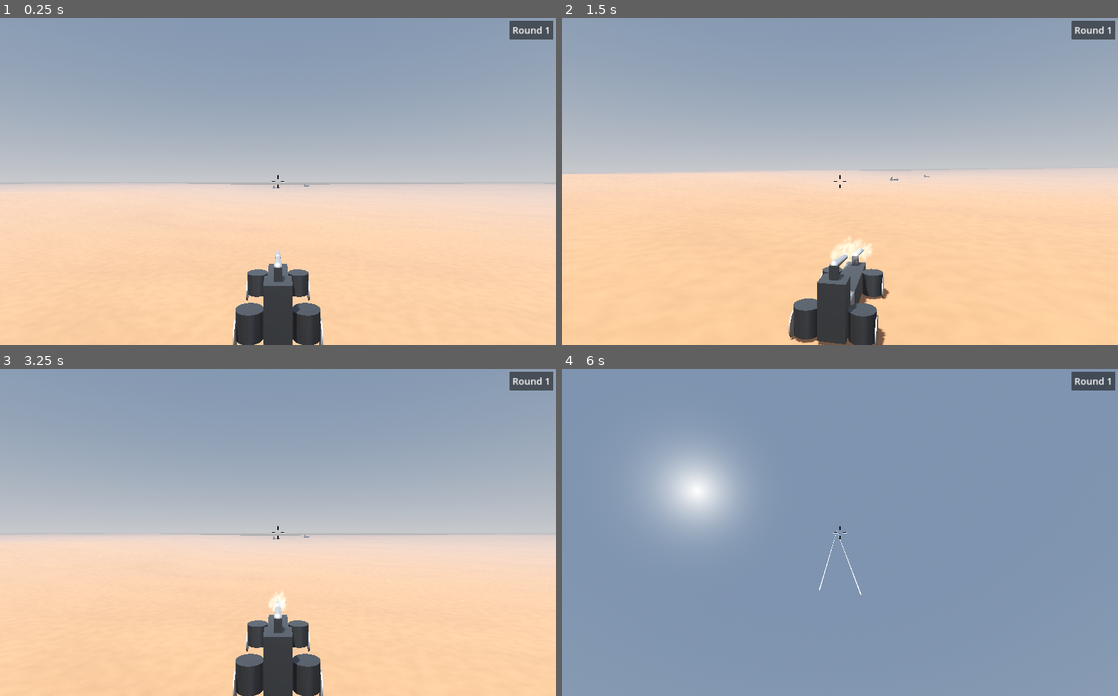
Above: before the commit, frames 1-4 (two rows, left to right).
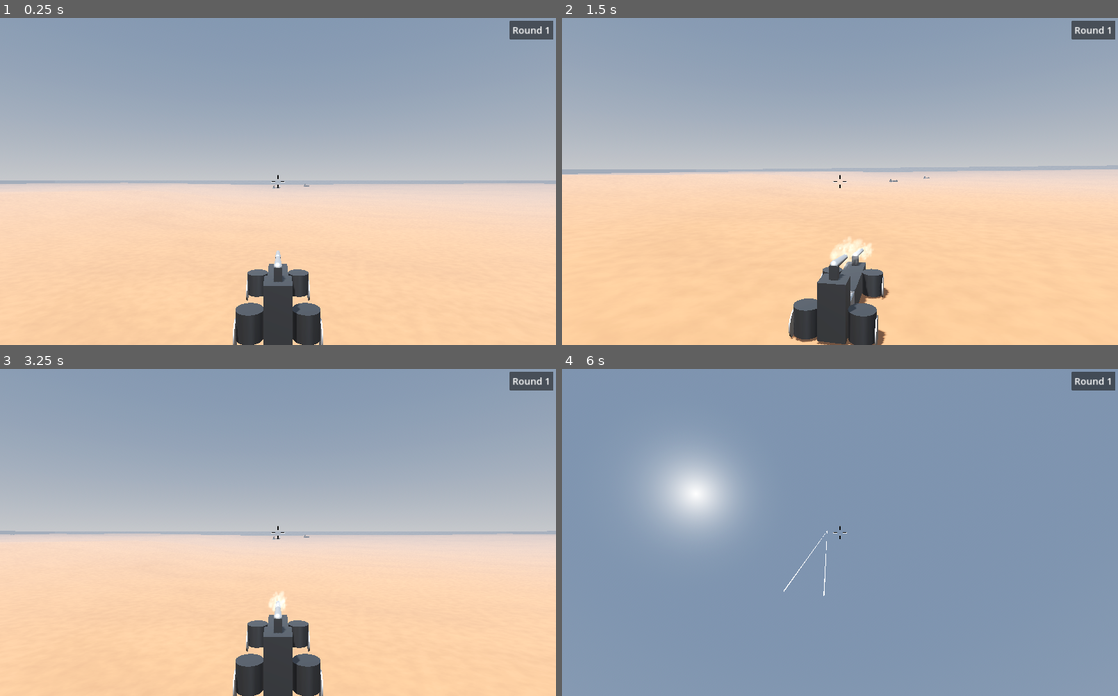
Above: after the commit, the same moments.

Repository: mcjohnalds/metal-skirmish
Game: Godot game, scene res://scenes/main.tscn
Same seed, same stepped clock (60 frames per second), same inputs: the game is played once before the commit and once after it.
Inputs (mouse positions are in pixels of both pictures, inside the frame that each line leads up to):
- Up to frame 1 (0.25 s): no input
- Up to frame 2 (1.5 s): tap Enter at 0.5 s; move the mouse to (867, 181) at 0.52 s; hold R (orbit) 0.53-1.28 s; hold W (move_forward) from 0.53 s (still down); click (867, 181) at 0.67 s; move the mouse to (812, 181) at 1.27 s; tap F (recenter) at 1.35 s
- Up to frame 3 (3.25 s): move the mouse to (289, 525) at 2.02 s; hold Tab (switch_scene) 2.03-2.75 s; release W (move_forward) at 2.75 s; click (505, 682) at 2.75 s
- Up to frame 4 (6 s): move the mouse to (834, 539) at 3.52 s; hold W (move_forward) from 3.53 s (still down); tap 1 at 3.6 s; click (834, 539) at 3.67 s; move the mouse to (878, 535) at 4.27 s; tap 2 at 4.35 s; tap Space at 5 s; move the mouse to (795, 529) at 5.02 s; tap 3 at 5.1 s; tap Enter at 5.75 s; move the mouse to (845, 532) at 5.77 s; hold R (orbit) from 5.78 s (still down); click (845, 532) at 5.92 s

The runs differ from the first frame. In frame 1, 0.5% of the frame differs, in the area x 0-100%, y 49-51%; in frame 2, 1.0%, in the area x 0-100%, y 45-100%; in frame 3, 0.5%; in frame 4, less than 0.1%.

Commit message:
add wall

Diff:
--- a/project.godot
+++ b/project.godot
@@ -78,6 +78,7 @@
 3d_physics/layer_1="vehicle"
 3d_physics/layer_2="ground"
 3d_physics/layer_3="giblet"
+3d_physics/layer_4="wall"
 
 [physics]
 
--- a/scenes/arena.tscn
+++ b/scenes/arena.tscn
@@ -1,8 +1,9 @@
-[gd_scene load_steps=15 format=3 uid="uid://dibolnwtlpcgq"]
+[gd_scene load_steps=16 format=3 uid="uid://dibolnwtlpcgq"]
 
 [ext_resource type="Script" path="res://scripts/arena.gd" id="1_vu6ok"]
 [ext_resource type="PackedScene" uid="uid://7k5xltg2hw8" path="res://scenes/environment.tscn" id="2_lr0bs"]
 [ext_resource type="Script" path="res://scripts/vehicle.gd" id="2_vd60c"]
+[ext_resource type="PackedScene" uid="uid://ca5c21n3ub847" path="res://scenes/wall.tscn" id="3_3iwxt"]
 [ext_resource type="PackedScene" uid="uid://cq4gywwo6nthu" path="res://scenes/armor_part.tscn" id="3_3sqo7"]
 [ext_resource type="PackedScene" uid="uid://dhjl4ne7kf1gk" path="res://scenes/wheel_part.tscn" id="4_smsly"]
 [ext_resource type="PackedScene" uid="uid://4fui5v13ebcj" path="res://scenes/gun_part.tscn" id="6_aqp3c"]
@@ -28,9 +29,23 @@
 
 [node name="Environment" parent="." instance=ExtResource("2_lr0bs")]
 
+[node name="Walls" type="Node3D" parent="."]
+
+[node name="Wall1" parent="Walls" instance=ExtResource("3_3iwxt")]
+transform = Transform3D(-1, 0, -8.74228e-08, 0, 1, 0, 8.74228e-08, 0, -1, 0, 10, 997.5)
+
+[node name="Wall2" parent="Walls" instance=ExtResource("3_3iwxt")]
+transform = Transform3D(1, 0, 1.74846e-07, 0, 1, 0, -1.74846e-07, 0, 1, 2.08165e-12, 10, -997.5)
+
+[node name="Wall3" parent="Walls" instance=ExtResource("3_3iwxt")]
+transform = Transform3D(1.31134e-07, -3.48787e-16, -1, 3.48787e-16, 1, -3.48787e-16, 1, -3.48787e-16, 1.31134e-07, 997.5, 10, 2.08165e-12)
+
+[node name="Wall4" parent="Walls" instance=ExtResource("3_3iwxt")]
+transform = Transform3D(-2.18557e-07, 3.48787e-16, 1, 3.48787e-16, 1, -3.48787e-16, -1, 3.48787e-16, -2.18557e-07, -997.5, 10, 2.08165e-12)
+
 [node name="Enemy1" type="RigidBody3D" parent="." groups=["vehicles"]]
 transform = Transform3D(0.453571, 0, -0.89122, 0, 1, 0, 0.89122, 0, 0.453571, 14.7995, 10.831, -27.4631)
-collision_mask = 3
+collision_mask = 11
 mass = 1000.0
 center_of_mass_mode = 1
 script = ExtResource("2_vd60c")
@@ -84,7 +99,7 @@
 
 [node name="Enemy2" type="RigidBody3D" parent="." groups=["vehicles"]]
 transform = Transform3D(0.453571, 0, -0.89122, 0, 1, 0, 0.89122, 0, 0.453571, -17.8738, 10.831, 59.0842)
-collision_mask = 3
+collision_mask = 11
 mass = 1000.0
 center_of_mass_mode = 1
 script = ExtResource("2_vd60c")
--- a/scenes/vehicle_base.tscn
+++ b/scenes/vehicle_base.tscn
@@ -3,7 +3,7 @@
 [ext_resource type="Script" path="res://scripts/vehicle.gd" id="1_6oti5"]
 
 [node name="VehicleBase" type="RigidBody3D" groups=["vehicles"]]
-collision_mask = 3
+collision_mask = 11
 mass = 1000.0
 center_of_mass_mode = 1
 script = ExtResource("1_6oti5")
--- a/scenes/vehicle_small.tscn
+++ b/scenes/vehicle_small.tscn
@@ -7,7 +7,7 @@
 [ext_resource type="PackedScene" uid="uid://4fui5v13ebcj" path="res://scenes/gun_part.tscn" id="5_jxakr"]
 
 [node name="VehicleSmall" type="RigidBody3D" groups=["vehicles"]]
-collision_mask = 3
+collision_mask = 11
 mass = 1000.0
 center_of_mass_mode = 1
 script = ExtResource("1_p0kvn")
--- /dev/null
+++ b/scenes/wall.tscn
@@ -0,0 +1,35 @@
+[gd_scene load_steps=7 format=3 uid="uid://ca5c21n3ub847"]
+
+[sub_resource type="Gradient" id="Gradient_lfd3x"]
+colors = PackedColorArray(0.193154, 0.193154, 0.193154, 1, 0.404511, 0.404511, 0.404511, 1)
+
+[sub_resource type="FastNoiseLite" id="FastNoiseLite_6pa6s"]
+domain_warp_enabled = true
+
+[sub_resource type="NoiseTexture2D" id="NoiseTexture2D_i8rgo"]
+seamless = true
+color_ramp = SubResource("Gradient_lfd3x")
+noise = SubResource("FastNoiseLite_6pa6s")
+
+[sub_resource type="StandardMaterial3D" id="StandardMaterial3D_itu6k"]
+albedo_texture = SubResource("NoiseTexture2D_i8rgo")
+uv1_scale = Vector3(100, 1, 1)
+
+[sub_resource type="BoxMesh" id="BoxMesh_q85nr"]
+material = SubResource("StandardMaterial3D_itu6k")
+size = Vector3(1995, 20, 5)
+
+[sub_resource type="BoxShape3D" id="BoxShape3D_mdqsj"]
+size = Vector3(1995, 1000, 5)
+
+[node name="StaticBody3D" type="StaticBody3D"]
+collision_layer = 8
+
+[node name="Wall" type="MeshInstance3D" parent="."]
+transform = Transform3D(1, 0, 0, 0, 1, 0, 0, 0, 1, 2.5, 0, 0)
+mesh = SubResource("BoxMesh_q85nr")
+skeleton = NodePath("../..")
+
+[node name="CollisionShape3D" type="CollisionShape3D" parent="."]
+transform = Transform3D(1, 0, 0, 0, 1, 0, 0, 0, 1, 2.5, 0, 0)
+shape = SubResource("BoxShape3D_mdqsj")
--- a/scripts/vehicle.gd
+++ b/scripts/vehicle.gd
@@ -6,6 +6,7 @@
 const BULLET_DAMAGE := 10.0
 const ENEMY_SHOOTING_ENABLED := true
 const ENEMY_INACCURACY := 0.1
+const ENGINE_TORQUE := 7500.0 * 10.0
 const SPRING_STRENGTH := 100.0
 const SPRING_DAMPING := 0.15
 const SPRING_REST_DISTANCE := 0.6
@@ -214,7 +215,7 @@
 		var breaking := false
 		if part.traction and part.health > 0.0 and cockpit_part.health > 0.0:
 			var input := get_throttle_input()
-			var max_torque := 7500.0 * absf(input)
+			var max_torque := ENGINE_TORQUE * absf(input)
 			var forward_speed := linear_velocity.dot(basis.z)
 			if forward_speed * input < 0.0:
 				breaking = true
Not shown, changed: misc/todo.txt
